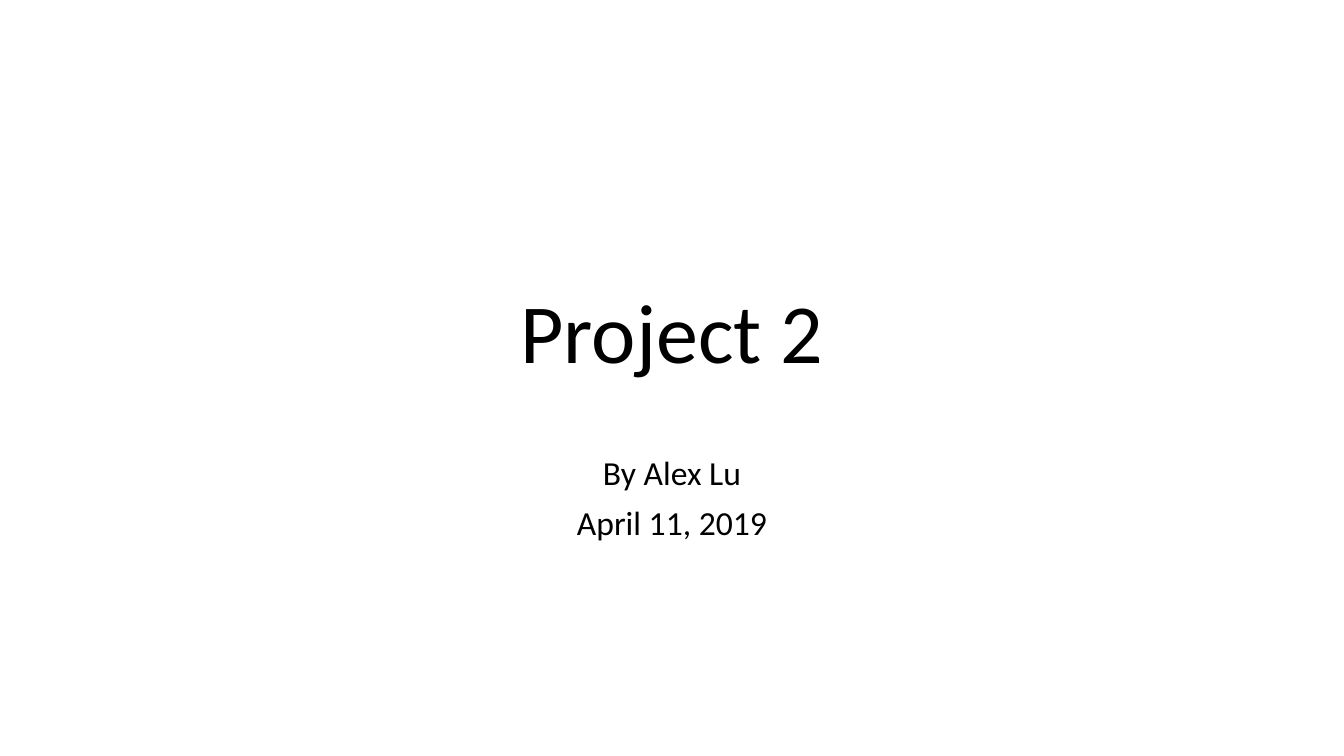
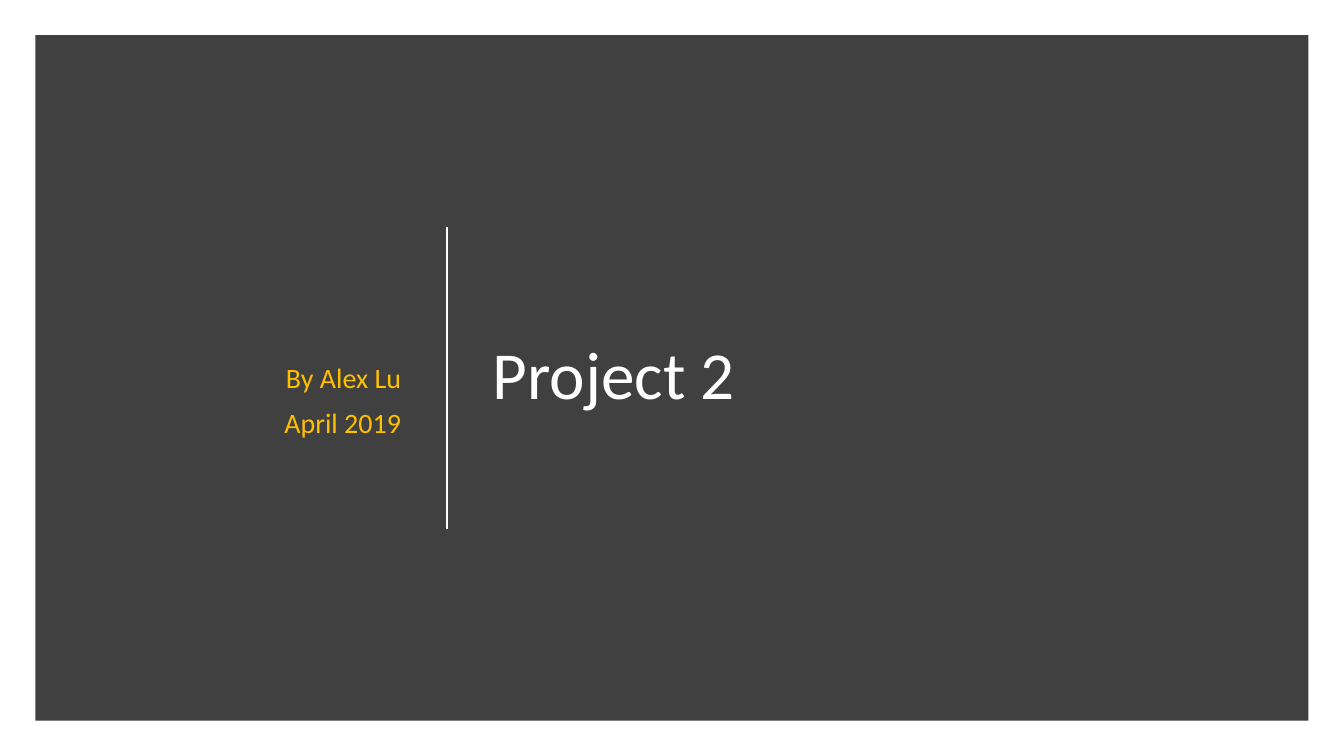
Before and after one commit to alexxlu/dsc-2-final-project-online-ds-pt-100118, a slide deck: slide 1 of Project2 ppt.pptx. Drawn at 1344x756 pixels with LibreOffice and Linux fonts; fonts in the diff are those of the drawing. Boxes give left, top, right and bottom in pixels: in the first picture for what was removed or moved away, otherwise in the second. Text is boxed around its words. In the diff, an @@ line names an element or a change of style, - is before the commit and + after.

```diff
--- a/Project2 ppt.pptx
+++ b/Project2 ppt.pptx
@@ rectangle added at box(35, 35, 1309, 721), fill #404040 @@
@@ subtitle "By Alex Lu": place and size @@
-subtitle "By Alex Lu" at box(577, 461, 767, 541)
+subtitle "By Alex Lu" at box(284, 368, 402, 438)
@@ subtitle "By Alex Lu" at box(284, 368, 402, 438): vertical alignment top to middle @@
@@ title "Project 2": place and size @@
-title "Project 2" at box(521, 305, 824, 378)
+title "Project 2" at box(493, 353, 735, 411)
@@ title "Project 2" at box(493, 353, 735, 411): size 60 to 48 pt, text colour #000000 to #FFFFFF; alignment centre to left; vertical alignment bottom to middle @@
@@ line added from (448, 227) to (448, 529), #FFFFFF 1.5 pt @@
@@ subtitle at box(286, 368, 402, 393): size 24 to 20 pt, text colour #000000 to #FFC000 in "By Alex Lu"; alignment centre to right @@
@@ subtitle at box(284, 413, 401, 438): text changed; size 24 to 20 pt; text colour #000000 to #FFC000 @@
-April 11, 2019
+April 2019
```
Also in this commit, not shown: 5 other slides changed, 4 slides added, 6 other files.
